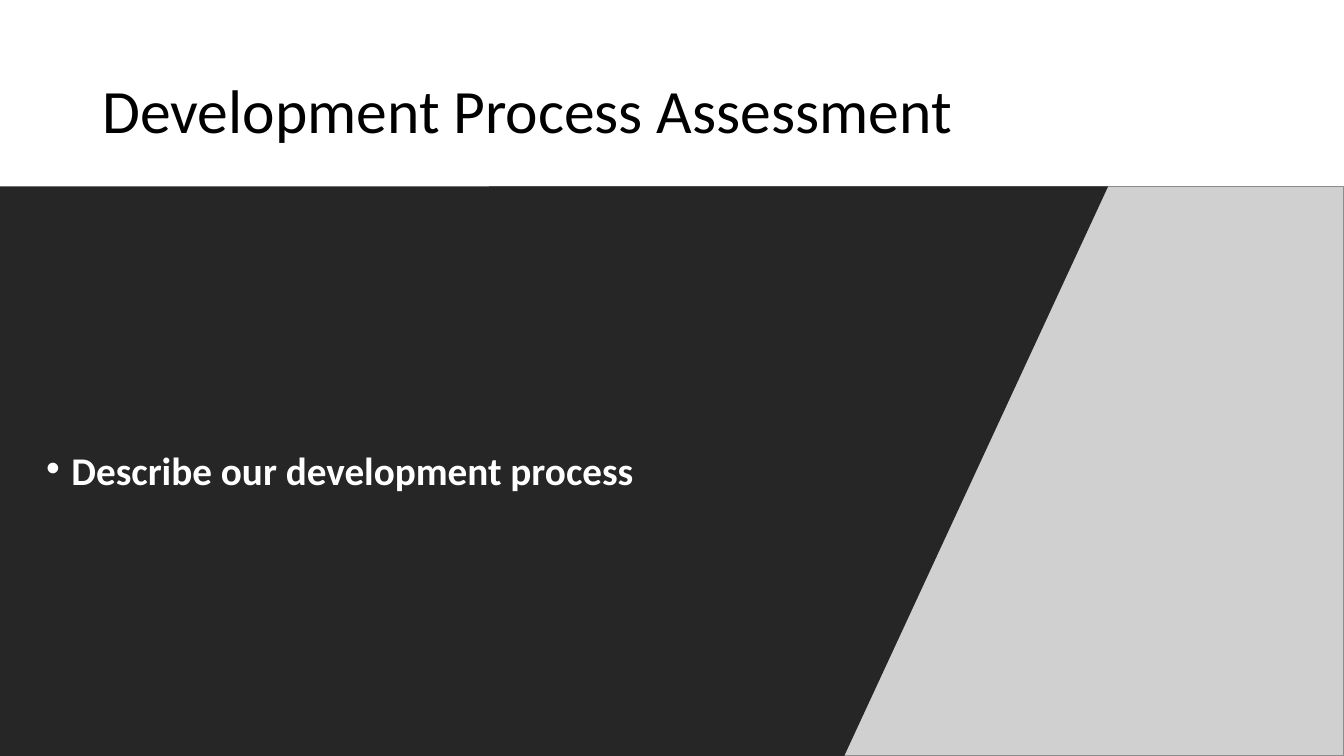
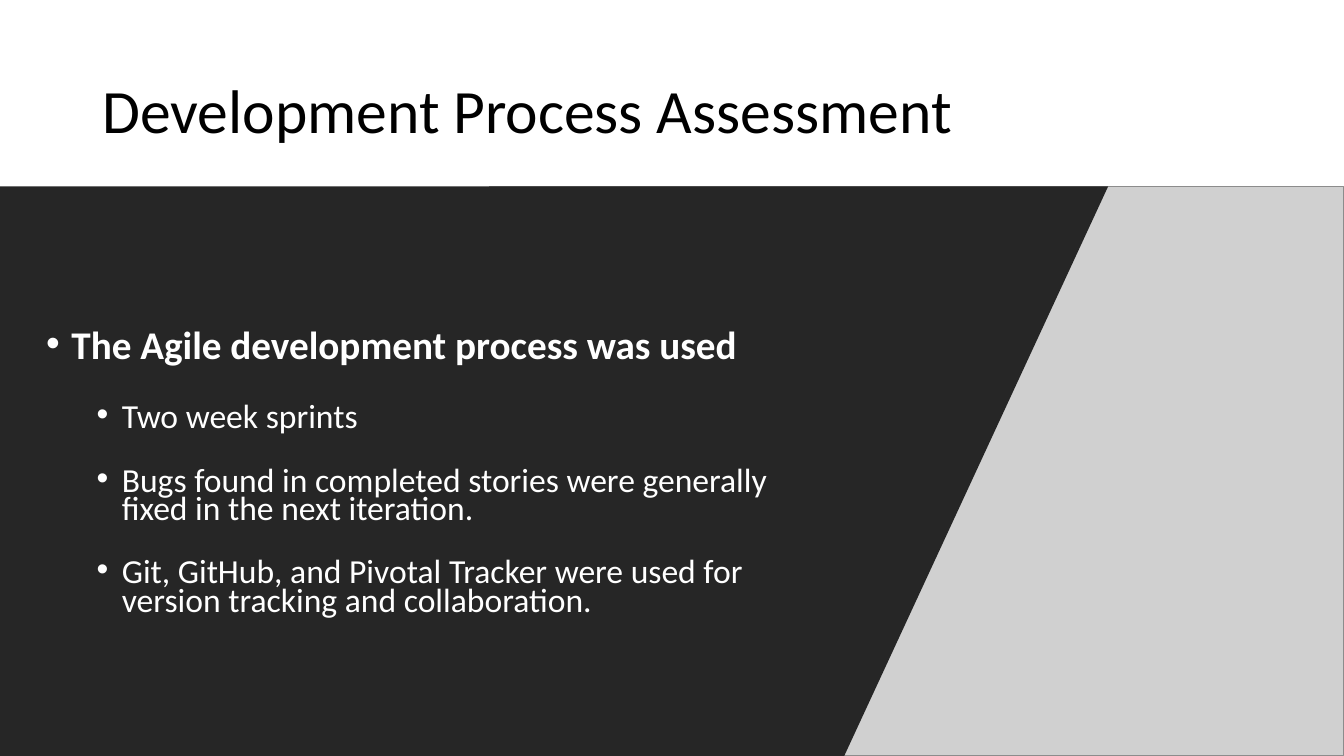
Before and after one commit to dustinfast/TeamPlayTracker, a slide deck: slide 5 of FinalReport/AWGADemo.pptx. Drawn at 1344x756 pixels with LibreOffice and Linux fonts; fonts in the diff are those of the drawing; grey boxes stand for pictures. Boxes give left, top, right and bottom in pixels: in the first picture for what was removed or moved away, otherwise in the second. Text is boxed around its words. In the diff, an @@ line names an element or a change of style, - is before the commit and + after.

```diff
--- a/FinalReport/AWGADemo.pptx
+++ b/FinalReport/AWGADemo.pptx
@@ text at box(71, 331, 767, 618): text changed; size 28 to 24 pt; bold off @@
-• Describe our development process
+• The Agile development process was used
+  • Two week sprints
+  • Bugs found in completed stories were generally fixed in the next iteration.
+  • Git, GitHub, and Pivotal Tracker were used for version tracking and collaboration.
```
Also in this commit, not shown: 2 other slides changed, 1 other file.
